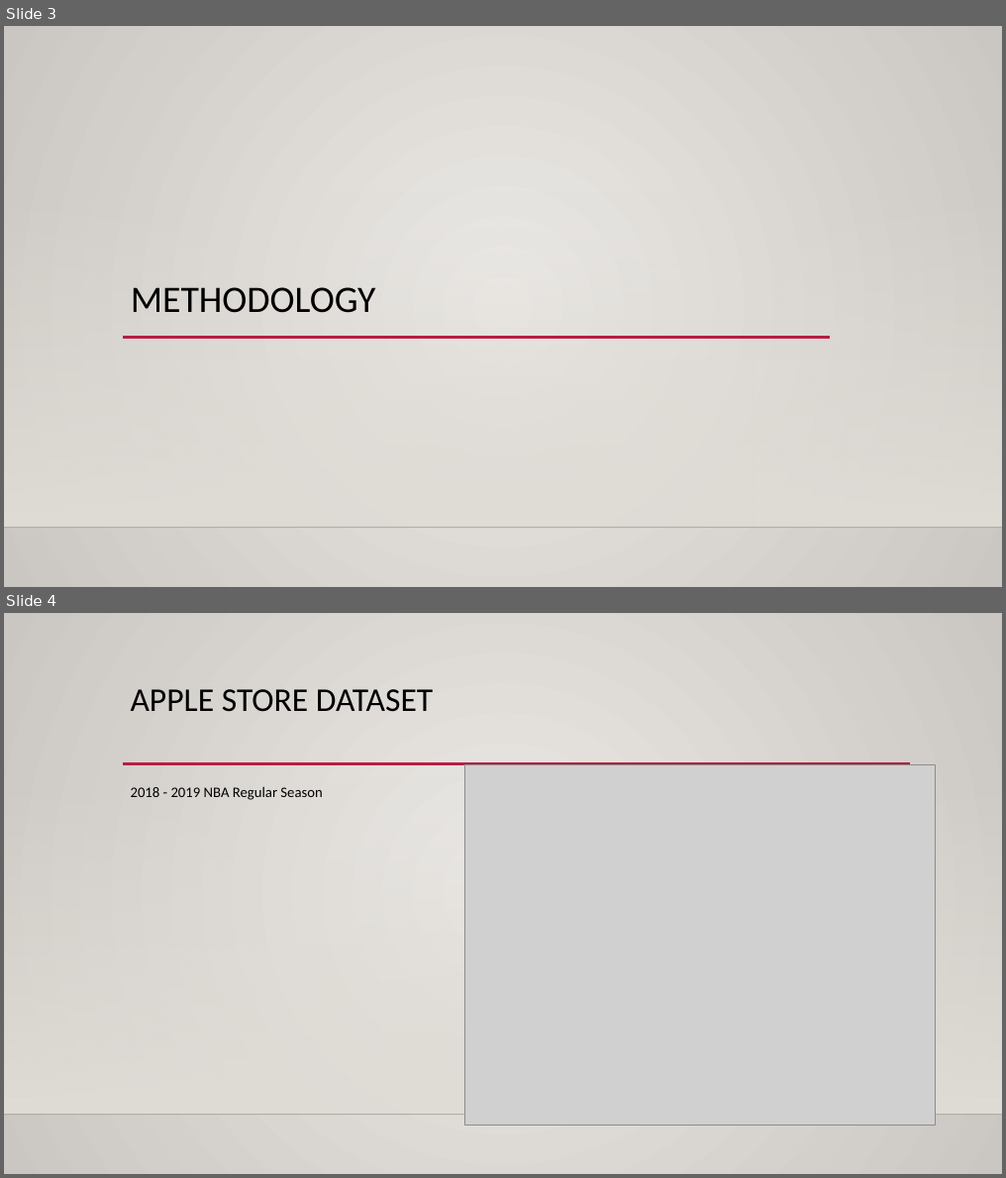
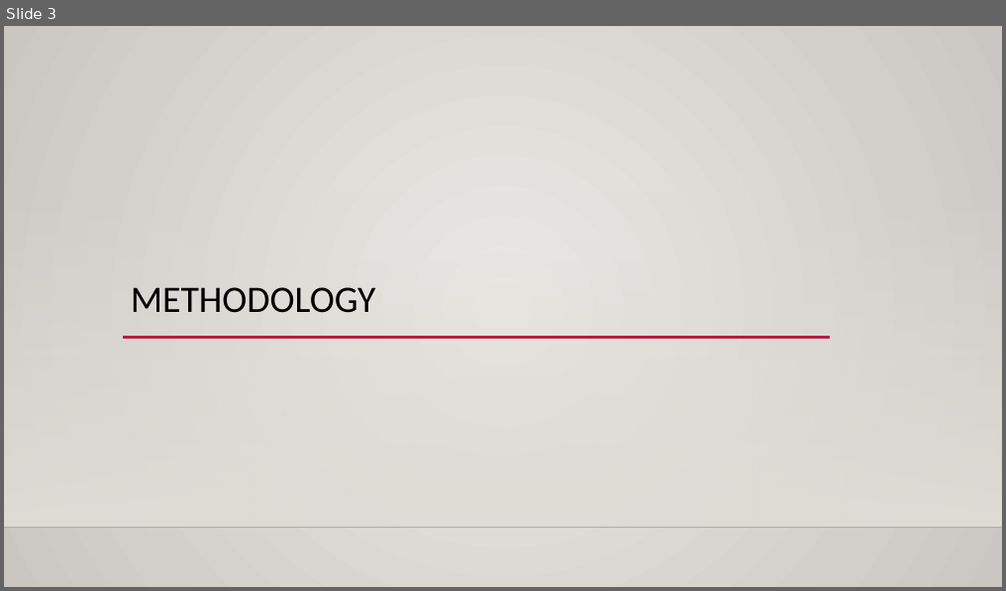
Before and after one commit to dquarshie89/DATA-621-FINAL_PROJECT, a slide deck: App Prediction Presentation.pptx. Shown one above the other, each under a label of ours: slides 3 and 4 before the commit, slide 3 after it. The pictures are 1006x1178 and 1006x591 pixels, drawn with LibreOffice and Linux fonts; fonts in the diff are those of the drawing; grey boxes stand for pictures; background and template pictures are left out. Boxes give left, top, right and bottom in pixels: in the first picture for what was removed or moved away, otherwise in the second. Text is boxed around its words. In the diff, an @@ line names an element or a change of style, - is before the commit and + after.

```diff
--- a/App Prediction Presentation.pptx
+++ b/App Prediction Presentation.pptx
@@ slide 4 removed at (4, 613, 1002, 1174), background gradient #ECEAE7 to #CAC7C1; not listed: 2 template elements that a slide beside it also shows @@
@@ title removed at (131, 689, 433, 712) @@
-APPLE STORE DATASET
@@ line removed from (123, 764) to (910, 764) @@
@@ text removed at (131, 787, 322, 800) @@
-2018 - 2019 NBA Regular Season
@@ picture removed at (464, 765, 935, 1126) @@
```
Also in this commit, not shown: 4 slides added, 5 other files.
